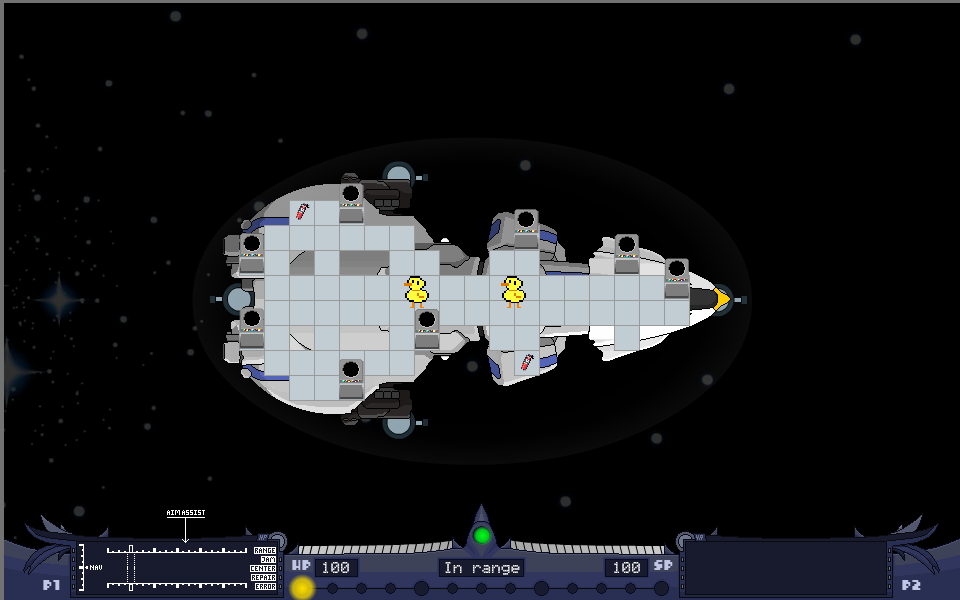
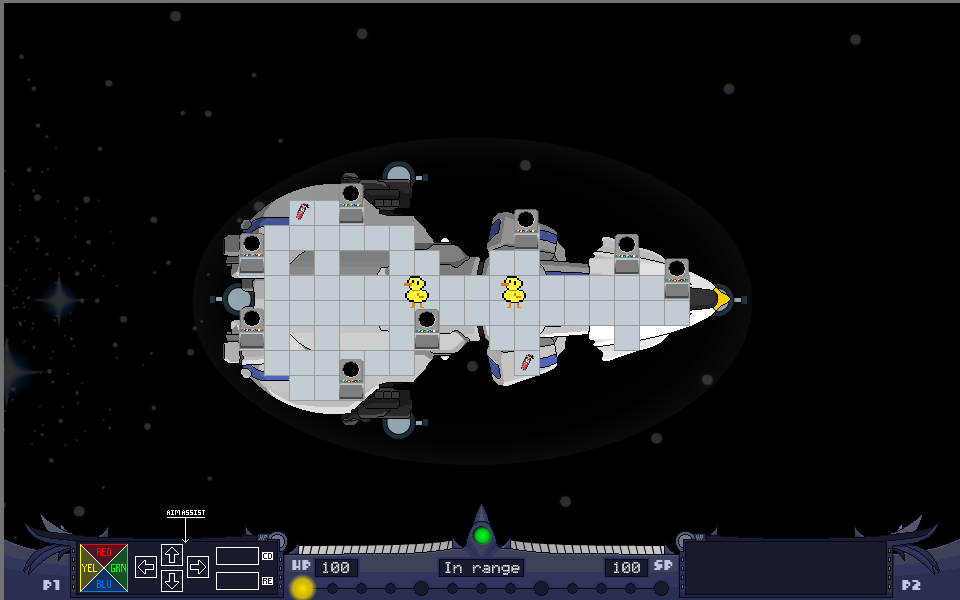
Comparing the layer stacks of the two 960px x 600px images. Changes:
showed "mod shields", painted on it over 80, 544, 273, 592
hid "mod slip" over 79, 544, 276, 591
